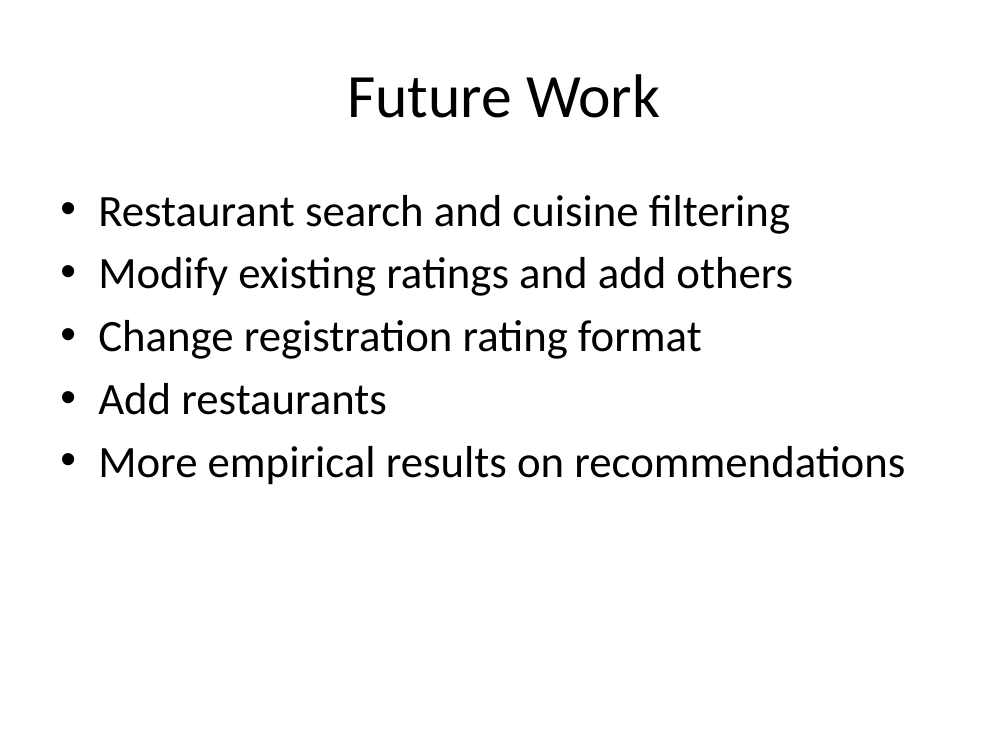
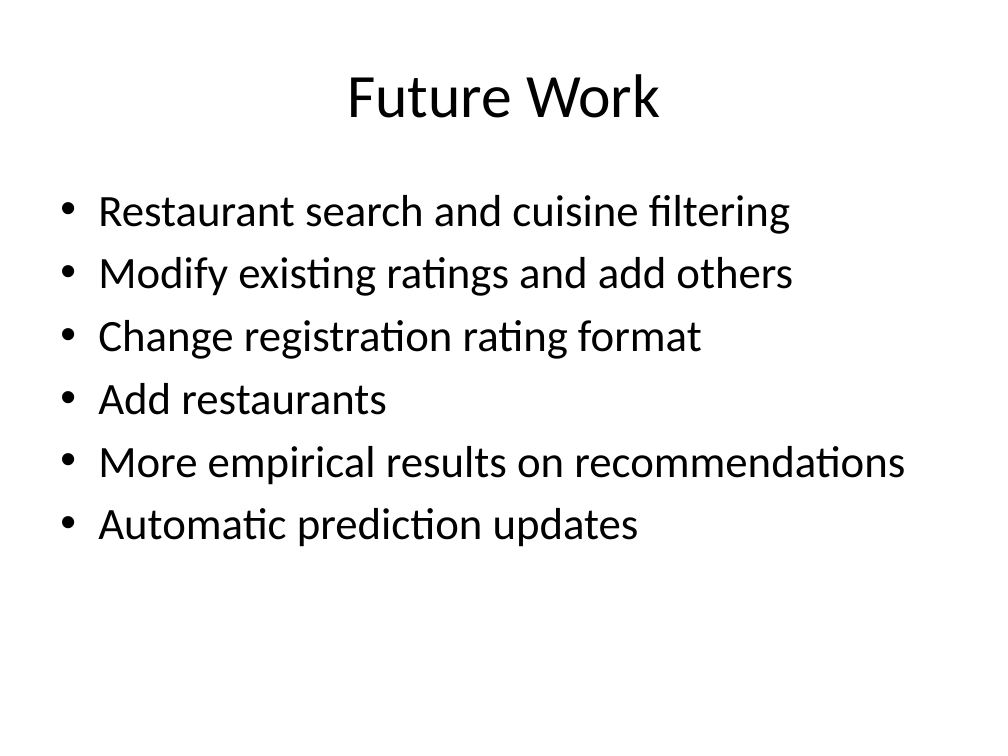
Before and after one commit to neostoic/pittfood, a slide deck: slide 7 of Presentation.pptx. Drawn at 1008x756 pixels with LibreOffice and Linux fonts; fonts in the diff are those of the drawing. Boxes give left, top, right and bottom in pixels: in the first picture for what was removed or moved away, otherwise in the second. Text is boxed around its words. In the diff, an @@ line names an element or a change of style, - is before the commit and + after.

```diff
--- a/Presentation.pptx
+++ b/Presentation.pptx
@@ text at (98,508,639,547): paragraph added @@
+• Automatic prediction updates
```
Also in this commit, not shown: 1 slide added, 1 other file.
